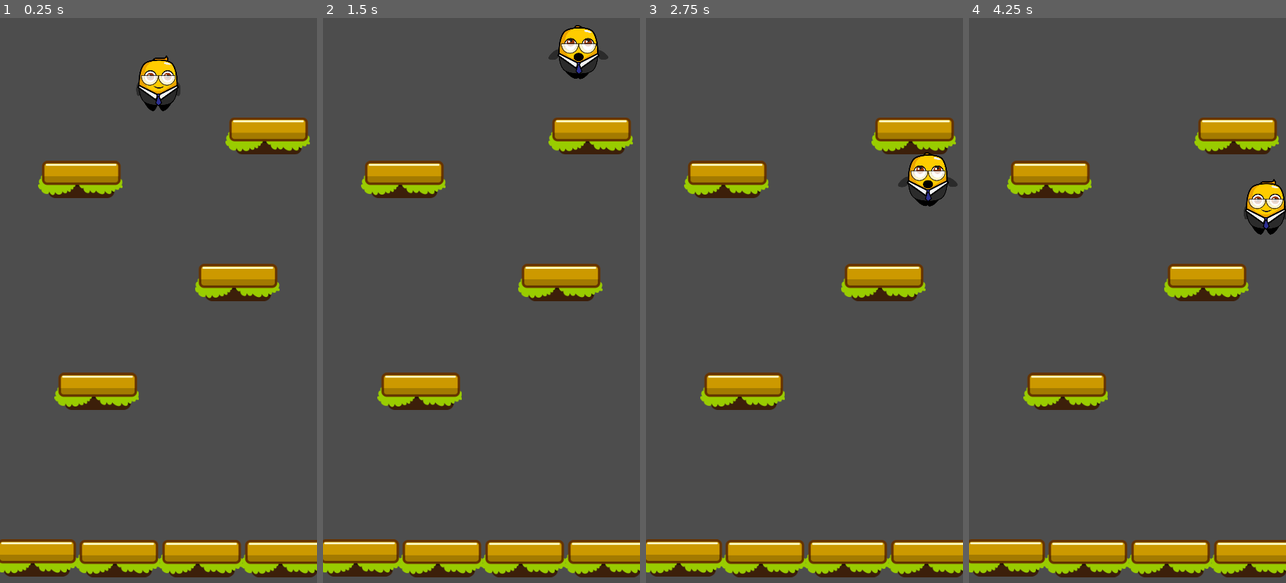
Above: before the commit, frames 1-4 (left to right).
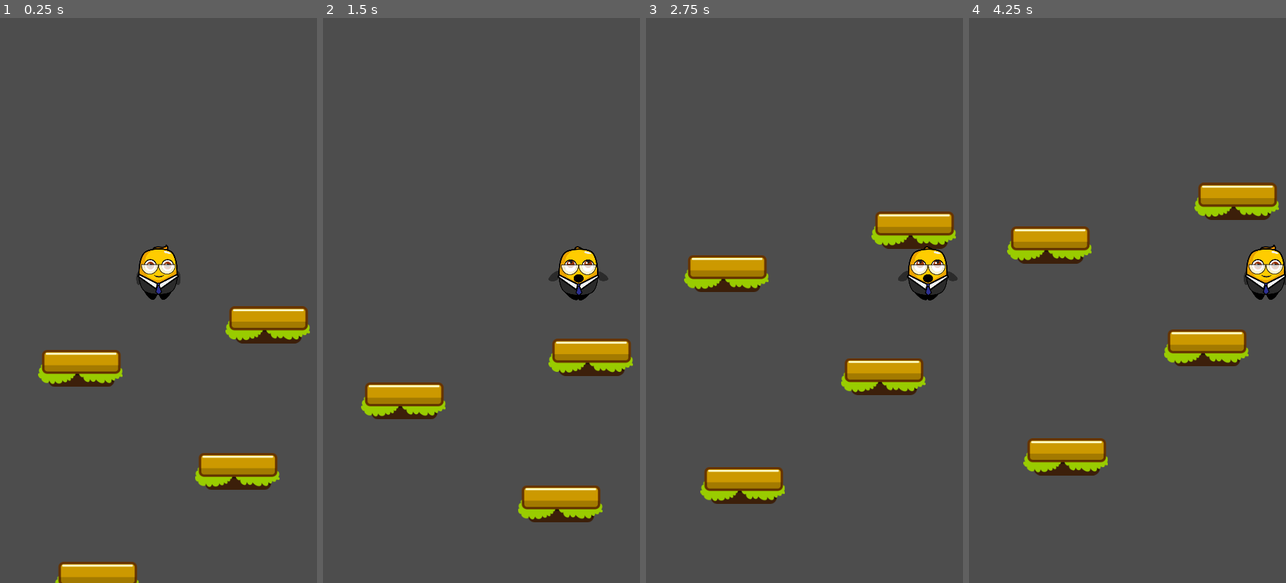
Above: after the commit, the same moments.

Repository: marleeeeeey/game_mvp_003_jumper_jam
Game: Godot game, scene res://scenes/game.tscn
The game is run twice, just before and just after one commit, with the same random seed, the same clock (stepped at 60 frames per second) and the same inputs.
Inputs:
- Up to frame 1 (0.25 s): no input
- Up to frame 2 (1.5 s): hold D (move_right) 0.53-1.28 s; hold A (move_left) from 1.28 s (still down)
- Up to frame 3 (2.75 s): release A (move_left) at 2.03 s; hold D (move_right) from 2.03 s (still down)
- Up to frame 4 (4.25 s): release D (move_right) at 3.53 s; hold A (move_left) from 3.53 s (still down)

The runs differ from the first frame. In frame 1, 19% of the frame differs, in the area x 0-100%, y 6-100%; in frame 2, 18%; in frame 3, 21%, in the area x 0-100%, y 17-99%; in frame 4, 20%.

Commit message:
15 Add camera catching player from code behind.

Diff:
--- /dev/null
+++ b/scenes/game_camera.tscn
@@ -0,0 +1,6 @@
+[gd_scene load_steps=2 format=3 uid="uid://bfi21m25xsjqw"]
+
+[ext_resource type="Script" path="res://scripts/game_camera.gd" id="1_dhrj6"]
+
+[node name="GameCamera" type="Camera2D"]
+script = ExtResource("1_dhrj6")
--- a/scripts/game.gd
+++ b/scripts/game.gd
@@ -1,11 +1,10 @@
 extends Node2D
 
+var camera_scene = preload("res://scenes/game_camera.tscn")
 
-# Called when the node enters the scene tree for the first time.
-func _ready() -> void:
-	pass # Replace with function body.
+var camera: Camera2D = null
 
-
-# Called every frame. 'delta' is the elapsed time since the previous frame.
-func _process(delta: float) -> void:
-	pass
+func _ready():
+	camera = camera_scene.instantiate()
+	camera.setup_camera($Player)
+	add_child(camera)
--- /dev/null
+++ b/scripts/game_camera.gd
@@ -0,0 +1,15 @@
+extends Camera2D
+
+var player: Player = null
+
+func setup_camera(_player: Player):
+	if _player:
+		player = _player
+
+func _physics_process(delta):
+	if player:
+		global_position.y = player.global_position.y
+
+func _ready():
+	# Centered the camera. It should be done code behind to support any screen resolutions.
+	global_position.x = get_viewport_rect().size.x / 2
Not shown, changed: README.md
